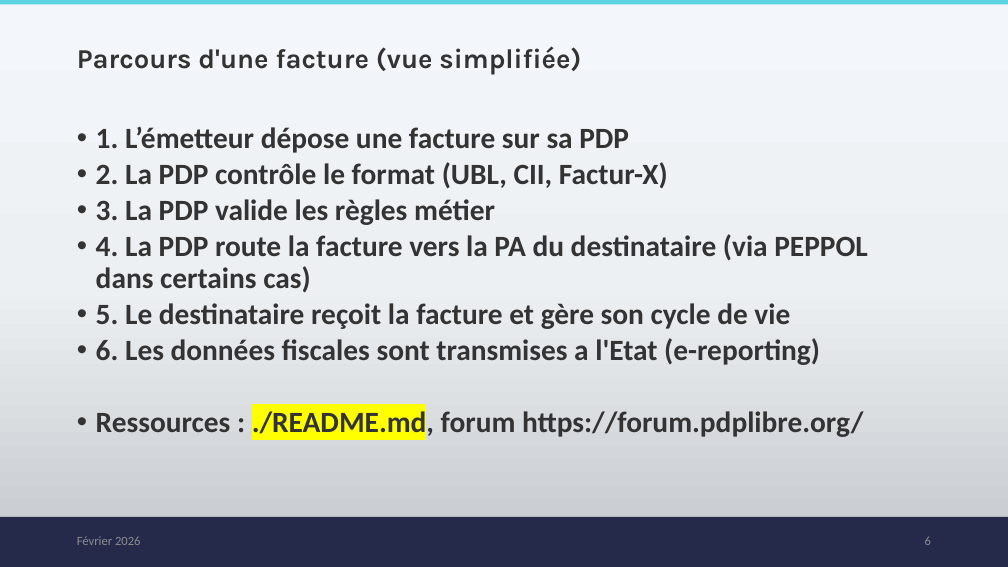
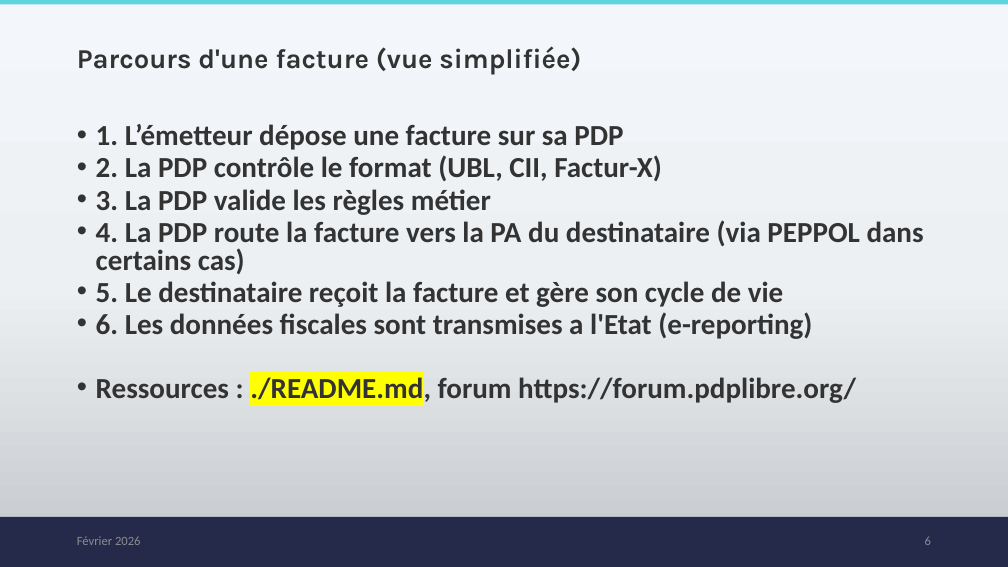
Before and after one commit to PDP-Libre/PA_Communautaire, a slide deck: slide 6 of docs/00_onboarding/onboardingVF.pptx. Drawn at 1008x567 pixels with LibreOffice and Linux fonts; fonts in the diff are those of the drawing; background and template pictures are left out. Boxes give left, top, right and bottom in pixels: in the first picture for what was removed or moved away, otherwise in the second. Text is boxed around its words. In the diff, an @@ line names an element or a change of style, - is before the commit and + after.

Commit message:
remplacement de PDF Libre par PDPLibre et quelques petites corrections mineurs

```diff
--- a/docs/00_onboarding/onboardingVF.pptx
+++ b/docs/00_onboarding/onboardingVF.pptx
@@ background gradient #F4F8FB to #EDF0F4 to #C4C8CC to gradient #F3F6FA to #ECF0F3 to #C3C7CB @@
@@ text "1. L’émetteur dépose une facture ..." at (96, 124, 924, 405): size 28 to 27.7 pt; line spacing 0.9 to 0.8 @@
```
Also in this commit, not shown: 42 other slides changed.
